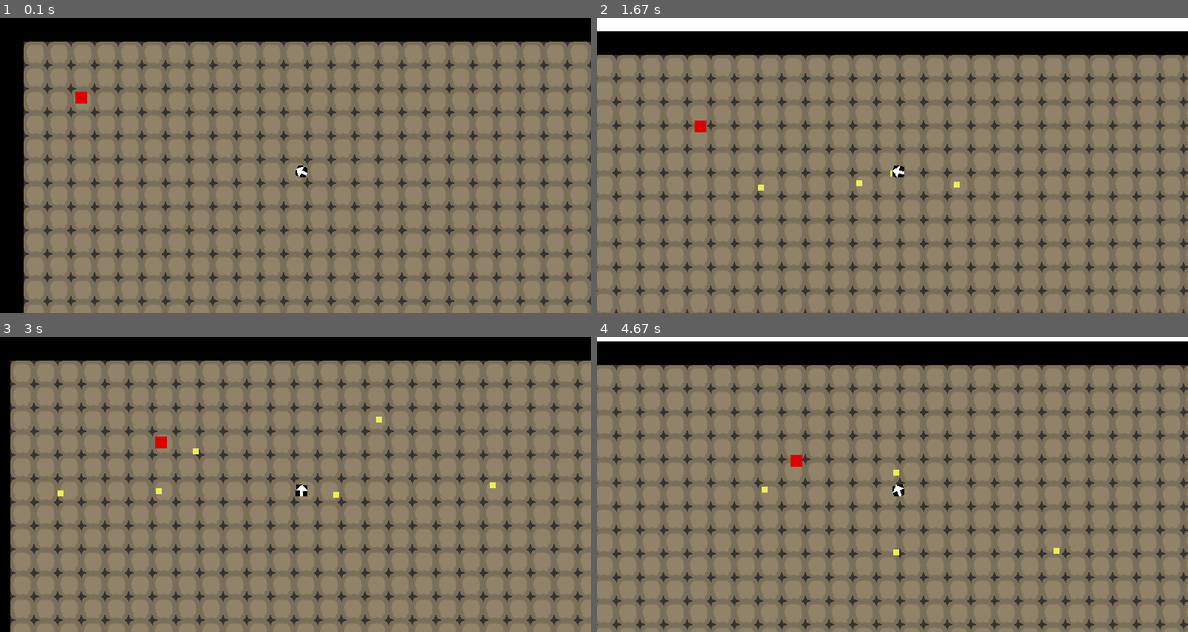
Above: before the commit, frames 1-4 (two rows, left to right).
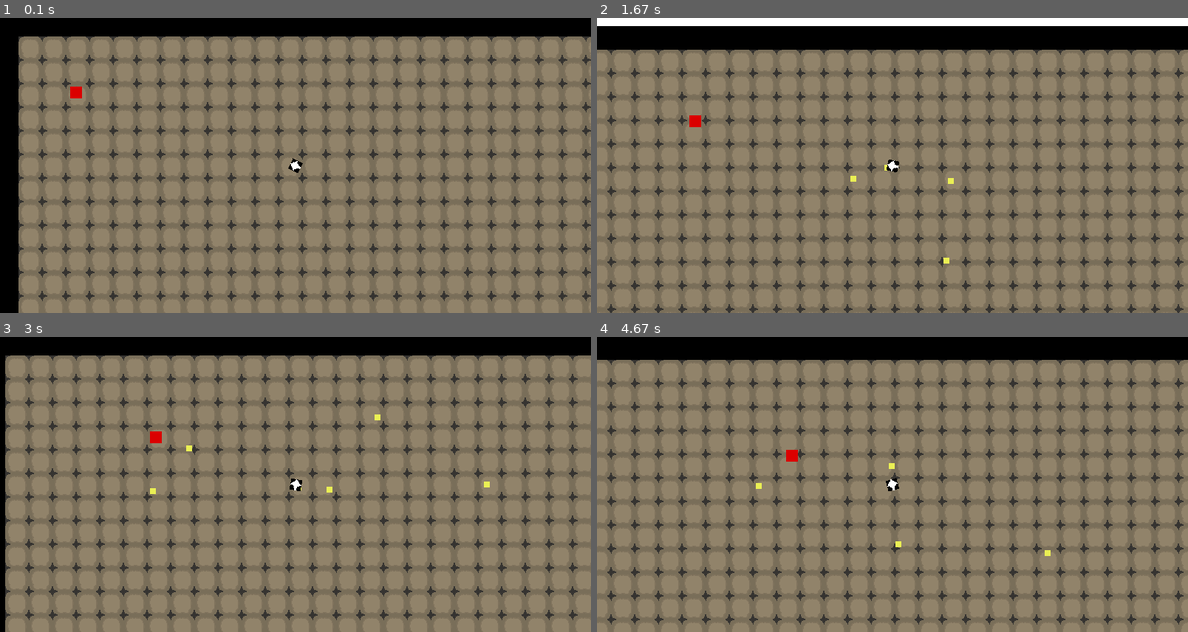
Above: after the commit, the same moments.

Repository: FRadford/pygame-systems
Game: pygame game, started from examples/simple/top_down.py
Two runs of this game, one before a commit and one after it. Both use one fixed random seed, a clock stepped at 60 frames per second and the inputs below.
Inputs (mouse positions are in pixels of both pictures, inside the frame that each line leads up to):
- Up to frame 1 (0.1 s): no input
- Up to frame 2 (1.67 s): click (892, 165) at 0.38 s; hold D 0.67-1.13 s; click (1081, 156) at 0.75 s; hold W 1.17-1.47 s; click (750, 168) at 1.25 s; hold D from 1.5 s (still down); click (709, 121) at 1.58 s
- Up to frame 3 (3 s): release D at 1.97 s; hold A 2-2.53 s; click (384, 381) at 2.08 s; hold S 2.57-2.87 s; click (366, 511) at 2.65 s; hold A from 2.9 s (still down); click (307, 384) at 2.98 s
- Up to frame 4 (4.67 s): release A at 3.3 s; hold W 3.33-3.7 s; click (679, 475) at 3.42 s; hold D 3.73-4.37 s; click (898, 514) at 3.82 s; hold S from 4.4 s (still down); click (874, 434) at 4.48 s

The runs differ from the first frame. In frame 1, 14% of the frame differs, in the area x 3-100%, y 6-100%; in frame 2, 15%; in frame 3, 14%; in frame 4, 15%, in the area x 0-100%, y 0-100%.

Commit message:
Added basic asteroids example + some optimizations

Diff:
--- /dev/null
+++ b/examples/asteroids/asteroids.py
@@ -0,0 +1,95 @@
+import sys
+
+import pygame
+
+import examples.asteroids.extend.entities as extend
+import systems
+
+# Constants
+WIDTH = 800
+HEIGHT = 400
+WINDOW_SIZE = (WIDTH, HEIGHT)
+
+DRAW_BOUNDING_BOXES = False
+
+# Colours
+WHITE = (255, 255, 255)
+BLACK = (0, 0, 0)
+
+
+def main():
+    pygame.init()
+    screen = pygame.display.set_mode(WINDOW_SIZE)
+
+    colliders = pygame.sprite.Group()
+    all_sprites = pygame.sprite.Group()
+
+    player = extend.Ship(WIDTH / 2, HEIGHT - HEIGHT / 10, {"base": "assets/sprites/ship.png",
+                                                           "hurt": "assets/sprites/ship-hurt.png"})
+    player.add(colliders, all_sprites)
+
+    asteroids = extend.AsteroidController(1, screen, player, colliders, all_sprites, run_particles=False)
+
+    hearts = extend.HeartContainer(player)
+    score_counter = extend.ScoreCounter(24)
+
+    main_cam = systems.camera.Camera(systems.camera.simple_camera, (WIDTH, HEIGHT))
+    clock = pygame.time.Clock()
+
+    game_over_text = pygame.font.Font(None, 64)
+
+    while True:
+        clock.tick(60)
+        screen.fill(BLACK)
+        for event in pygame.event.get():
+            if event.type == pygame.QUIT:
+                sys.exit()
+
+        keys = pygame.key.get_pressed()
+        if keys[pygame.K_a]:
+            player.move(-player.speed, 0, colliders)
+        if keys[pygame.K_d]:
+            player.move(player.speed, 0, colliders)
+        if keys[pygame.K_SPACE]:
+            player.attack()
+
+        for sprite in all_sprites:
+            if isinstance(sprite, systems.entities.DynamicSprite) and sprite.off_surface(screen):
+                sprite.kill()
+            if isinstance(sprite, systems.entities.LivingSprite):
+                if sprite.health > 0:
+                    if sprite is player:
+                        for bullet in sprite.projectiles:
+                            if bullet.off_surface(screen):
+                                bullet.kill()
+                            screen.blit(bullet.image, main_cam.apply(bullet))
+
+                            if DRAW_BOUNDING_BOXES:
+                                pygame.draw.rect(screen, (255, 0, 0), bullet.rect, 1)
+                    screen.blit(sprite.image, main_cam.apply(sprite))
+            if DRAW_BOUNDING_BOXES:
+                pygame.draw.rect(screen, (255, 0, 0), sprite.rect, 1)
+
+        for heart in hearts:
+            screen.blit(heart.image, main_cam.apply(heart))
+
+        if not player.alive():
+            for sprite in all_sprites:
+                sprite.kill()
+
+            text = game_over_text.render("Game Over", True, (255, 255, 255))
+            screen.blit(text, (WIDTH / 2 - text.get_rect().width / 2, HEIGHT / 2 - text.get_rect().height / 2))
+
+        all_sprites.update(colliders, screen, main_cam)
+        score, score_multiplier, level_up, score_multiplier_int = score_counter.update_score(
+            *asteroids.update(screen, colliders, all_sprites))
+        asteroids.asteroid_factor = score_multiplier_int // 10 if score_multiplier_int // 10 != 0 else 1
+        screen.blit(score, (WIDTH / 2 - score.get_rect().width / 2, 14))
+        screen.blit(score_multiplier, (WIDTH / 2 - score_multiplier.get_rect().width / 2, 28))
+        screen.blit(level_up, (WIDTH / 2 - level_up.get_rect().width / 2, 56))
+        hearts.update()
+        pygame.display.flip()
+
+
+if __name__ == "__main__":
+    main()
--- /dev/null
+++ b/examples/asteroids/extend/__init__.py
@@ -0,0 +1 @@
+import examples.asteroids.extend.entities
--- /dev/null
+++ b/examples/asteroids/extend/entities.py
@@ -0,0 +1,233 @@
+import itertools
+import math
+import random
+
+import pygame
+
+import systems
+
+
+class Bunch:
+    def __init__(self, **kwds):
+        self.__dict__.update(kwds)
+
+
+class ScoreCounter(pygame.font.Font):
+    def __init__(self, size):
+        super(ScoreCounter, self).__init__(None, size)
+        self.score = 0
+        self.secondary = pygame.font.Font(None, size * 2)
+        self.level = pygame.font.Font(None, size)
+
+    def update_score(self, increment, multiplier):
+        self.score += increment * multiplier
+
+        colour = pygame.Color("white")
+        colour.hsva = (multiplier % 360, 100, 100, 100)
+
+        return self.render(f"{self.score:011}", True, (255, 255, 255)), \
+               self.secondary.render("x" + str(multiplier), True, colour), \
+               self.level.render(f"Level {multiplier // 10}", True, colour), \
+               multiplier
+
+
+class HeartContainer(pygame.sprite.AbstractGroup):
+    def __init__(self, player):
+        super(HeartContainer, self).__init__()
+        self.player = player
+
+        self.add(*[Heart(x) for x in range(player.health)])
+
+    def update(self, *args):
+        while len(self.spritedict) != self.player.health:
+            self.remove(self.sprites()[-1])
+
+
+class Heart(systems.entities.StaticSprite):
+    def __init__(self, index):
+        super(Heart, self).__init__(36 * index + 14, 14, {"base": "assets/sprites/heart.png"}, scale=2.0)
+
+
+class Ship(systems.entities.Player):
+    def __init__(self, x, y, sprites):
+        super(Ship, self).__init__(x, y, sprites, scale=2.0)
+        self.attack_type = self.shoot
+        self.attack_strength = 1
+        self.base_cool_down = 30
+        self.cool_down = self.base_cool_down
+
+        self.max_health = 3
+        self.health = self.max_health
+        self.base_hurt_time = 50
+
+        self.speed = 3
+        self.shoot_speed = 8
+
+        self.hurt_sound = pygame.mixer.Sound("assets/sfx/hurt.wav")
+        self.death_sound = pygame.mixer.Sound("assets/sfx/death.wav")
+
+    def attack(self):
+        if self.cool_down <= 0:
+            self.cool_down = self.base_cool_down
+            return self.attack_type(self.angle)
+        else:
+            return itertools.repeat(0, 0)
+
+    def update(self, colliders, surface, cam):
+        systems.entities.Player.update(self, colliders, surface, cam)
+        self.projectiles.update(colliders)
+        if self.cool_down >= 0:
+            self.cool_down -= 1
+
+    def shoot(self, angle):
+        self.projectiles.add(
+            Bullet(self.rect.centerx - 4, self.rect.centery - self.rect.size[1], angle, self.shoot_speed,
+                   self.attack_strength))
+        return self.shake_screen()
+
+    def damage(self, value, *groups):
+        self.hurt_sound.play()
+        super(Ship, self).damage(value, *groups)
+
+    def kill(self):
+        self.death_sound.play()
+        self.health = 0
+        super(Ship, self).kill()
+
+
+class Bullet(systems.entities.DynamicSprite):
+    def __init__(self, x, y, angle, speed, strength):
+        super(Bullet, self).__init__(x, y, {"base": "assets/sprites/laser.png"}, scale=2.0)
+        self.speed = speed
+        self.strength = strength
+        self.dx, self.dy = self.parse_directions(math.radians(-angle - 90), speed)
+
+        pygame.mixer.Sound("assets/sfx/laser.wav").play()
+
+    @staticmethod
+    def parse_directions(angle, speed):
+        return [speed * math.cos(angle), speed * math.sin(angle)]
+
+    def update(self, colliders):
+        self.move(self.dx, self.dy, colliders)
+
+    def move_single_axis(self, dx, dy, colliders):
+        self.rect.x += dx
+        self.rect.y += dy
+
+        for other in colliders:
+            if len(self.groups()) > 0:
+                if self is other:
+                    pass
+                elif self.check_collision(other):
+                    if not isinstance(other, Ship):
+                        self.kill()
+                        if hasattr(other, "damage"):
+                            other.damage(self.strength, colliders, shot=True)
+                            other.explosion.play()
+
+
+class AsteroidController(pygame.sprite.AbstractGroup):
+    def __init__(self, asteroid_factor, surface, player, *groups, run_particles=True):
+        super(AsteroidController, self).__init__()
+        self.asteroid_factor = asteroid_factor
+        self.run_particles = run_particles
+        self.cool_down = 10
+        self.multiplier = 1
+        self.player = player
+        self.player_max_health = self.player.health
+        self.removed_sprites = []
+
+        self.update(surface, *groups)
+
+    def update(self, surface, *groups):
+        width, height = surface.get_size()
+        if self.cool_down <= 0:
+            self.cool_down = 10
+
+            asteroids = [Asteroid(random.randint(0, width), -(height / 2), random.random() * self.asteroid_factor,
+                                  random.random() * random.choice((-1, 1)), run_particles=self.run_particles)
+                         for _ in range(self.asteroid_factor)]
+            self.add(*asteroids)
+
+            for group in groups:
+                group.add(*asteroids)
+        else:
+            self.cool_down -= 1
+
+        score = 0
+        for sprite in self.removed_sprites:
+            if sprite.shot:
+                score += sprite.size
+                self.multiplier += 1
+            self.removed_sprites.remove(sprite)
+
+        if self.player_max_health > self.player.health:
+            self.player_max_health = self.player.health
+            self.multiplier = 1
+
+        return score, self.multiplier
+
+    def remove_internal(self, sprite):
+        self.removed_sprites.append(sprite)
+        super(AsteroidController, self).remove_internal(sprite)
+
+
+class Asteroid(systems.entities.LivingSprite):
+    def __init__(self, x, y, speed, rot_speed, run_particles=True):
+        self.explosion = pygame.mixer.Sound("assets/sfx/explosion.wav")
+
+        self.possible_sprites = ["assets/sprites/asteroid1.png", "assets/sprites/asteroid2.png",
+                                 "assets/sprites/asteroid3.png"]
+        self.size = random.randint(1, len(self.possible_sprites))
+
+        super(Asteroid, self).__init__(x, y, {"base": self.possible_sprites[self.size - 1]}, scale=2.0,
+                                       run_particles=run_particles)
+
+        self.particle_rgb = (130, 120, 80)
+        self.particle_duration = 100
+        self.particle_variation = 20
+
+        self.blood = self.size * 15
+
+        self.health = self.size
+        self.speed = speed
+        self.rot_speed = rot_speed
+        self.strength = 1
+        self.shot = False
+
+    def update(self, colliders, surface, cam):
+        if colliders.has(self):
+            self.rotate(self.angle + self.rot_speed)
+            self.move(0, self.speed, colliders)
+
+        super(Asteroid, self).update(colliders, surface, cam)
+
+    def move_single_axis(self, dx, dy, colliders):
+        self.rect.x += dx
+        self.rect.y += dy
+
+        for other in colliders:
+
+            if self is other:
+                pass
+            elif self.check_collision(other):
+                self.kill()
+                if hasattr(other, "damage"):
+                    other.damage(self.strength, colliders)
+
+    def off_surface(self, surface):
+        if self.rect.left < 0 or \
+                self.rect.right > surface.get_rect().width or \
+                self.rect.top > surface.get_rect().height:
+            return True
+        return False
+
+    def damage(self, value, *groups, **kwargs):
+        if "shot" in kwargs.keys():
+            self.shot = kwargs["shot"]
+        super(Asteroid, self).damage(value, *groups)
+
+    # def kill(self):
+    #     self.explosion.play()
+    #     super(Asteroid, self).kill()
--- a/systems/camera.py
+++ b/systems/camera.py
@@ -24,13 +24,13 @@
 
 
 def simple_camera(camera, target_rect, view_size):
-    x, y, _, _ = target_rect
+    x, y = target_rect.center
     _, _, w, h = camera
     return pygame.Rect(-x + (view_size[0] / 2), -y + (view_size[1] / 2), w, h)
 
 
 def complex_camera(camera, target_rect, view_size):
-    x, y, _, _ = target_rect
+    x, y = target_rect.center
     _, _, w, h = camera
     x, y, _, _ = -x + (view_size[0] / 2), -y + (view_size[1] / 2), w, h
 
--- a/systems/entities.py
+++ b/systems/entities.py
@@ -40,6 +40,11 @@
     return max(minimum, min(n, maximum))
 
 
+def linear_conversion(old_value, old_range, new_range):
+    # convert a number from a range to a number in a new range, maintaining the relative position of the number
+    return (((old_value - old_range[0]) * (new_range[1] - new_range[0])) / (old_range[1] - old_range[0])) + new_range[0]
+
+
 def load_sprites(sprite_paths, scale):
     for name, path in sprite_paths.items():
         sprite_paths[name] = pygame.image.load(path).convert_alpha()
@@ -86,15 +91,14 @@
         return self.rect.colliderect(other.rect)
 
     def rotate(self, angle):
-        orig_rect = self.rect
-
-        rot_image = pygame.transform.rotate(self.sprites["no_rotation"], angle)
-
-        rot_rect = orig_rect.copy()
-        rot_rect.center = rot_image.get_rect().center
-
-        self.image = rot_image.subsurface(rot_rect).copy()
-        self.angle = angle
+        center = self.rect.center  # save old center
+
+        self.image = pygame.transform.rotate(self.sprites["no_rotation"], angle)  # rotate image
+
+        self.rect = self.image.get_rect()  # set rect to new image's dimensions
+        self.rect.center = center  # reset center, keep image from moving
+
+        self.angle = angle % 360  # update angle
 
     @basic_movement
     def move_single_axis(self, dx, dy, colliders):
@@ -116,6 +120,14 @@
                 self.move_single_axis(0, speed_int, colliders)
                 self.y_speed_buffer -= speed_int
 
+    def off_surface(self, surface):
+        if self.rect.right < 0 or \
+                self.rect.left > surface.get_rect().width or \
+                self.rect.bottom < 0 or \
+                self.rect.top > surface.get_rect().height:
+            return True
+        return False
+
 
 class LivingSprite(DynamicSprite):
     """
@@ -124,7 +136,7 @@
     Adds health, damage, particles, and death
     """
 
-    def __init__(self, x, y, sprite_paths=None, scale=1.0, angle=0.0):
+    def __init__(self, x, y, sprite_paths=None, scale=1.0, angle=0.0, run_particles=True):
         super(LivingSprite, self).__init__(x, y, sprite_paths, scale, angle)
 
         self.health = 1
@@ -133,13 +145,19 @@
         self.hurt_blood = round(self.blood / 4)
         self.base_hurt_time = 20
         self.hurt_time = self.base_hurt_time
-
-        self.particles = pygame.sprite.Group()
         self.projectiles = pygame.sprite.Group()
 
-    def damage(self, value):
+        self.run_particles = run_particles
+
+        if self.run_particles:
+            self.particles = pygame.sprite.Group()
+
+            self.particle_rgb = (200, 25, 25)
+            self.particle_duration = 50
+            self.particle_variation = 4
+
+    def damage(self, value, *groups, **kwargs):
         self.health -= value
-        num_particles = gaussian(self.hurt_blood, 4)
         self.hurt_bool = True
 
         try:
@@ -149,12 +167,19 @@
             pass
 
         if self.health <= 0:
-            self.remove(self.groups()[0])
-            num_particles = gaussian(self.blood, 4)
-        self.particles.add(*[Particle(self.rect.x, self.rect.y, (200, 25, 25), 50) for _ in range(num_particles)])
+            self.remove(*groups)
+
+            if self.run_particles:
+                num_particles = gaussian(self.blood, 4)
+        elif self.run_particles:
+            num_particles = gaussian(self.hurt_blood, 4)
+
+        if self.run_particles:
+            self.particles.add(
+                *[Particle(self.rect.centerx, self.rect.centery, self.particle_rgb, self.particle_duration,
+                           self.particle_variation) for _ in range(num_particles)])
 
     def update(self, colliders, surface, cam):
-        self.particles.update(colliders, surface, cam)
         if self.hurt_bool and self.hurt_time > 0:
             self.hurt_time -= 1
         elif self.hurt_bool:
@@ -163,7 +188,11 @@
             self.hurt_bool = False
             self.hurt_time = self.base_hurt_time
 
-        if self.health <= 0 and len(self.particles) == 0:
+        if self.run_particles:
+            self.particles.update(colliders, surface, cam)
+            if self.health <= 0 and len(self.particles) == 0:
+                self.kill()
+        elif self.health <= 0:
             self.kill()
 
 
@@ -171,14 +200,15 @@
     """
     Basic particle class with automatic random motion, built in timer with random distribution, and colour variation
     """
-    def __init__(self, x, y, rgb, duration):
+
+    def __init__(self, x, y, rgb, duration, seed):
         super(Particle, self).__init__(x, y)
 
-        self.rgb = (clamp(gaussian(rgb[0], 4), 0, 255),
-                    clamp(gaussian(rgb[1], 4), 0, 255),
-                    clamp(gaussian(rgb[2], 4), 0, 255))
-        self.duration = gaussian(duration, 4)
-        self.move_gen = self.move_random(10)
+        self.rgb = (clamp(gaussian(rgb[0], seed), 0, 255),
+                    clamp(gaussian(rgb[1], seed), 0, 255),
+                    clamp(gaussian(rgb[2], seed), 0, 255))
+        self.duration = gaussian(duration, seed)
+        self.move_gen = self.move_random(seed)
 
     @staticmethod
     def move_random(mag):
@@ -206,8 +236,9 @@
 
     Should be extended to suit the particular genre of game
     """
-    def __init__(self, x, y, sprites):
-        super(Player, self).__init__(x, y, sprites)
+
+    def __init__(self, x, y, sprites, scale=1.0):
+        super(Player, self).__init__(x, y, sprites, scale)
 
     @staticmethod
     def shake_screen():
@@ -238,5 +269,6 @@
 
     Should be extended to suit the particular genre of game
     """
+
     def __init__(self, x, y, sprites):
         super(Enemy, self).__init__(x, y, sprites)
--- a/systems/spritesheets.py
+++ b/systems/spritesheets.py
@@ -2,23 +2,46 @@
 
 
 class SpriteSheet(object):
+    """
+    Class to load images from a spritesheet
+    """
     def __init__(self, filename):
         try:
+            # load sheet as image
             self.sheet = pygame.image.load(filename).convert_alpha()
         except pygame.error as e:
             raise SystemExit(e, "Could not load spritesheet:" + filename)
 
-    def image_at(self, selector):
-        rect = pygame.Rect(selector)
+    def image_at(self, rect):
+        """
+        Return the image at the target location selected by a rectangle.
+
+        :param rect: pygame.Rect
+        :return: pygame.Surface
+        """
+        # Create a surface and cut the spritesheet based on it
         image = pygame.Surface(rect.size).convert_alpha()
         image.blit(self.sheet, (0, 0), rect)
         return image
 
-    def images_at(self, selectors):
-        return [self.image_at(selector) for selector in selectors]
+    def images_at(self, rects):
+        """
+        Returns a list of images selected by a supplied list of rectangles
 
-    def load_strip(self, selector, image_count):
-        return self.images_at([(selector[0] + selector[2] * x, selector[1], selector[2], selector[3])
+        :param rects: tuple(pygame.Rect)
+        :return: list
+        """
+        return [self.image_at(rect) for rect in rects]
+
+    def load_strip(self, start_rect, image_count):
+        """
+        Returns a specified number of images after a defined selector as a list
+
+        :param start_rect: pygame.Rect
+        :param image_count: int
+        :return: list
+        """
+        return self.images_at([(start_rect[0] + start_rect[2] * x, start_rect[1], start_rect[2], start_rect[3])
                                for x in range(image_count)])
 
 
Binary file added: examples/asteroids/assets/sprites/asteroid1.png
Binary file added: examples/asteroids/assets/sprites/asteroid2.png
Binary file added: examples/asteroids/assets/sprites/asteroid3.png
Binary file added: examples/asteroids/assets/sprites/heart.png
Binary file added: examples/asteroids/assets/sprites/laser.png
Binary file added: examples/asteroids/assets/sprites/ship-hurt.png
Binary file added: examples/asteroids/assets/sprites/ship.png
Binary file changed: examples/simple/assets/player-hurt.png
Binary file changed: examples/simple/assets/player.png
Not shown, added: examples/asteroids/assets/sfx/death.wav
Not shown, added: examples/asteroids/assets/sfx/explosion.wav
Not shown, added: examples/asteroids/assets/sfx/hurt.wav
(and 8 more such lines)
